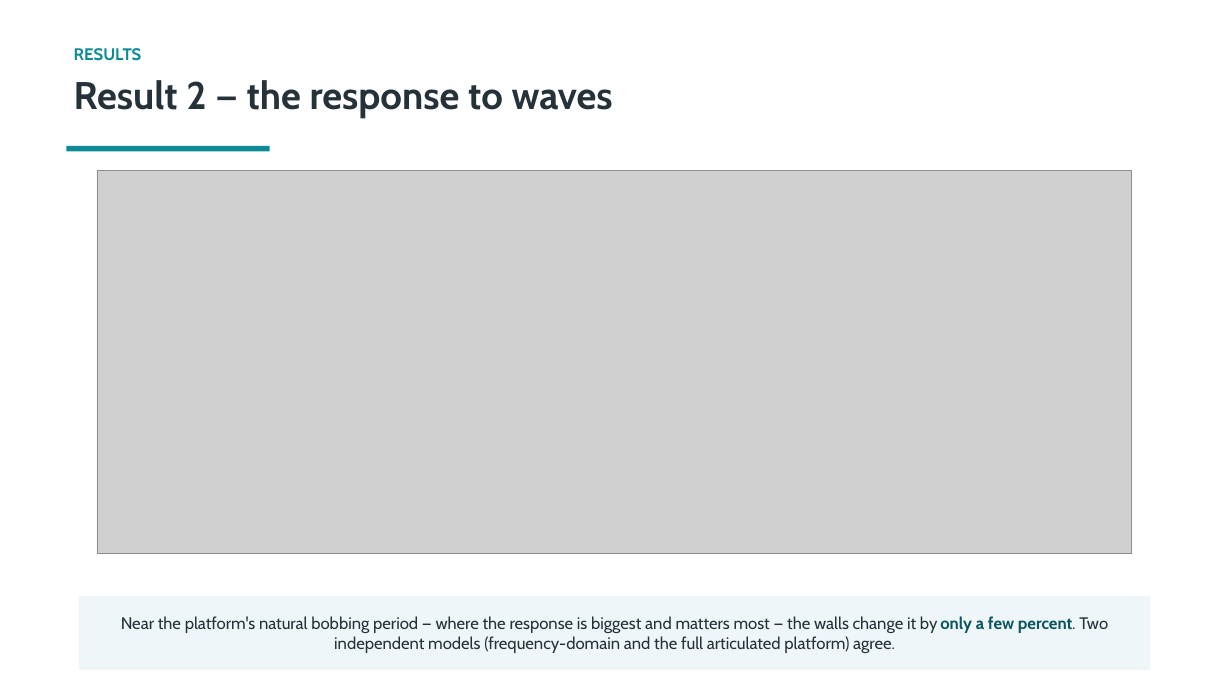
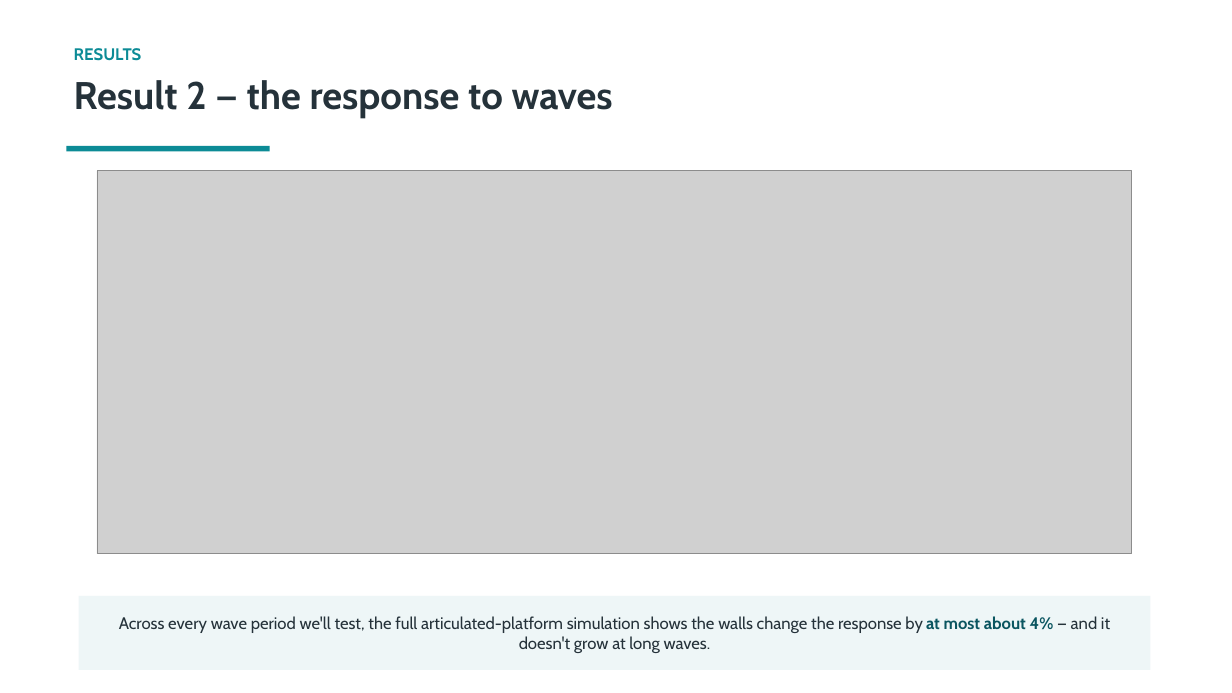
Before and after one commit to xabi80/HSP, a slide deck: slide 7 of studies/platform-12buoy/flume-wall-effect/Flume_wall_effect_explained.pptx. Drawn at 1232x693 pixels with LibreOffice and Linux fonts; fonts in the diff are those of the drawing; grey boxes stand for pictures. Boxes give left, top, right and bottom in pixels: in the first picture for what was removed or moved away, otherwise in the second. Text is boxed around its words. In the diff, an @@ line names an element or a change of style, - is before the commit and + after.

```diff
--- a/studies/platform-12buoy/flume-wall-effect/Flume_wall_effect_explained.pptx
+++ b/studies/platform-12buoy/flume-wall-effect/Flume_wall_effect_explained.pptx
@@ text at <box>119,616,1110,653</box>: text changed @@
-Near the platform's natural bobbing period — where the response is biggest and matters most — the walls change it by only a few percent. Two independent models (frequency-domain and the full articulated platform) agree.
+Across every wave period we'll test, the full articulated-platform simulation shows the walls change the response by at most about 4% — and it doesn't grow at long waves.
```
Also in this commit, not shown: 2 other slides changed, 13 other files.
